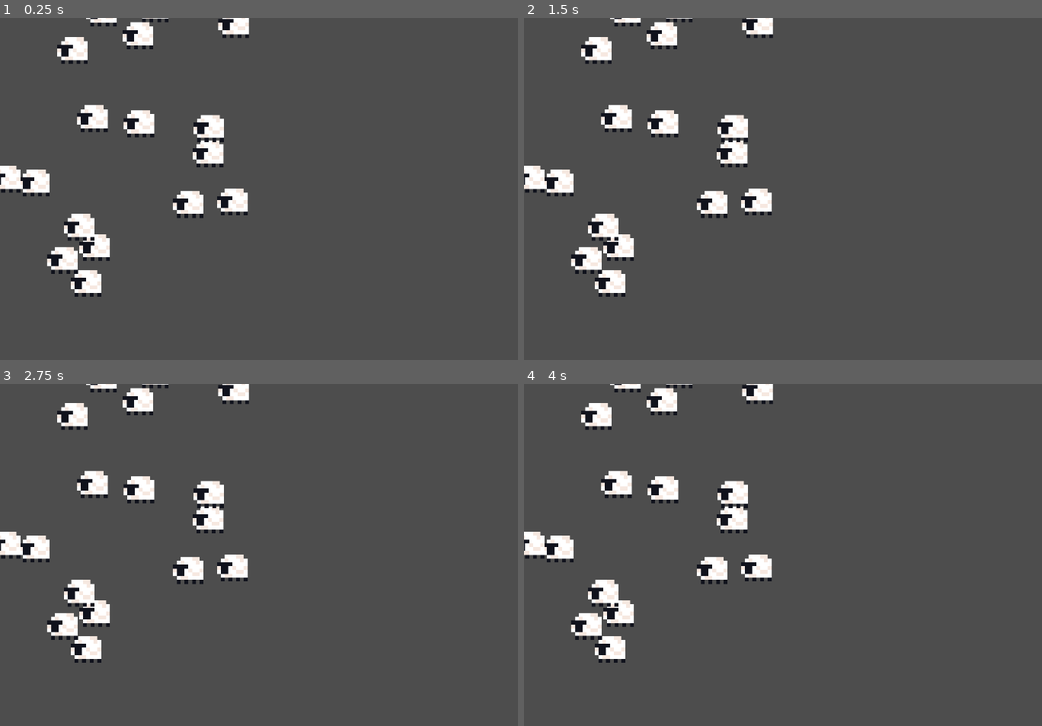
Above: before the commit, frames 1-4 (two rows, left to right).
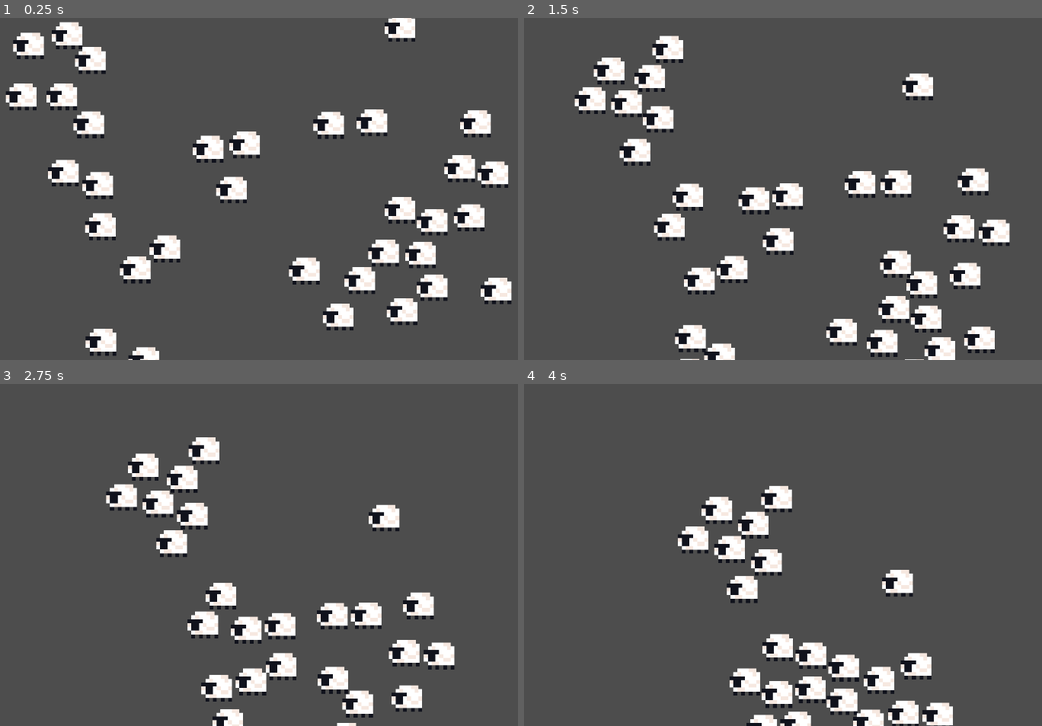
Above: after the commit, the same moments.

Repository: SethMess/smol-sheep
Game: Godot game, scene res://world.tscn
Two runs of this game, one before a commit and one after it. Both use one fixed random seed, a clock stepped at 60 frames per second and the inputs below.
Inputs:
- Up to frame 1 (0.25 s): no input
- Up to frame 2 (1.5 s): no input
- Up to frame 3 (2.75 s): no input
- Up to frame 4 (4 s): no input

The runs differ from the first frame. In frame 1, 17% of the frame differs, in the area x 0-99%, y 0-100%; in frame 2, 17%; in frame 3, 15%; in frame 4, 13%.

Commit message:
added flocking properly

Diff:
--- a/sheep.gd
+++ b/sheep.gd
@@ -1,20 +1,31 @@
 extends CharacterBody2D
 
 
-const SPEED = 10.0
+const SPEED = 100.0
 
 const separation_weight = 1
 const cohesion_weight = 1
 const alignment_weight = 1
 
-const desired_min_distance = 10
-const escape_strength = 100
+#const desired_min_distance = 10
+#const escape_strength = 100
 
 
 # Get the gravity from the project settings to be synced with RigidBody nodes.
 
+var max_velocity = 100
+var max_acceleration = 1000
+var rotationOffset = PI/2
+
+
+const BOUNDARY_FORCE_SCALE = 0.1  # Adjust to tune how strongly they turn back to center
+const TIME_OUTSIDE_SCALE = 1.5  # Adjust to control how quickly the force ramps up over time
+
 var heading = Vector2.ZERO
+var heading_acceleration = Vector2.ZERO
 
+
+var time_outside_screen = 0.0  # Track time outside of bounds for each sheep
 
 var nearby_sheep = []
 
@@ -25,28 +36,52 @@
 func _physics_process(delta):
 	#var area2d = $Area2D
 	#var other_sheep = area2d.get_overlapping_bodies()
+	var overlapping_sheep = $Area2D.get_overlapping_bodies()
+	#print("ITS THE SHEEP", overlapping_sheep)
+	if(nearby_sheep.size() == 0):
+		nearby_sheep = overlapping_sheep
+
 	var separation_force = calculate_separation()
 	var alignment_force = calculate_alignment()
 	var cohesion_force = calculate_cohesion()
 
 	var total_force = separation_force + alignment_force + cohesion_force
+
+	total_force += calculate_boundary_force(delta)
+	#velocity = velocity.normalized() * SPEED
+	# Update velocity based on total force
 	velocity += total_force * delta
-	velocity = velocity.normalized() * SPEED
-	#velocity = velocity.normalized()
-	print(velocity)
-	#position = velocity * delta
-	#move_and_collide(velocity)
-	#apply_impulse(Vector2.ZERO, velocity * delta)  # Use this in KinematicBody2D
+	velocity = velocity.limit_length(SPEED)
+
+	#if velocity.length() > 0:
+		#rotation = velocity.angle()
+
+	# Print for debugging
+	print("Velocity:", velocity, " Total force:", total_force)
+
+	# Move the sheep using move_and_slide
 	move_and_slide()
 
-func apply_evasion_logic():
-	for sheep in nearby_sheep:
-		var distance = position.distance_to(sheep.position)
-		if distance < desired_min_distance:  # Define your desired minimum distance
-			var offset = position - sheep.position
-			var escape_force = offset.normalized() * escape_strength  # Define escape_strength
-			velocity += escape_force
 
+
+
+func calculate_boundary_force(delta) -> Vector2:
+	var screen_size = get_viewport_rect().size
+	var screen_center = screen_size / 2
+	var force = Vector2.ZERO
+	var screen = get_viewport_rect()
+	if position.x < 0 or position.x > screen_size.x or position.y < 0 or position.y > screen_size.y:
+		# Sheep is outside screen bounds
+		time_outside_screen += delta
+		var direction_to_center = (screen_center - position).normalized()
+
+		# Increase force proportionally to time outside and scale it
+		force = direction_to_center * BOUNDARY_FORCE_SCALE * pow(time_outside_screen, TIME_OUTSIDE_SCALE)
+	else:
+		# Reset time outside if sheep is inside bounds
+		time_outside_screen = 0.0
+
+	return force
 
 func calculate_cohesion():
 	var force = Vector2.ZERO
@@ -55,30 +90,39 @@
 	for sheep in nearby_sheep:
 		force += sheep.position
 	force /= nearby_sheep.size()
-	var cohesion_force = (force - position).normalized()
+	#var cohesion_force = (force - position).normalized()
+	var cohesion_force = (force - position)
 	return cohesion_force * cohesion_weight  # Tune with a cohesion weight
 
 func calculate_separation():
 	var force = Vector2.ZERO
+	if(nearby_sheep.size() == 0):
+		return force
+
 	for sheep in nearby_sheep:
 		var offset = position - sheep.position
-		force += offset.normalized() / offset.length_squared()
+		#force += offset.normalized() / offset.length_squared()
+		if offset.length_squared() > 0:  # Prevent division by zero
+			force += offset / offset.length_squared()
 	return force * separation_weight  # Adjust weight for tuning
 
 
 func calculate_alignment():
 	var average_velocity = Vector2.ZERO
+	if(nearby_sheep.size() == 0):
+		return average_velocity
 	for sheep in nearby_sheep:
 		average_velocity += sheep.velocity #check velocity
-	var force = average_velocity.normalized()
+	#var force = average_velocity.normalized()
+	var force = average_velocity
 	return force * alignment_weight
 
 
 func _on_area_2d_area_entered(area):
 	if area.is_in_group("sheep"):
 		nearby_sheep.append(area)
-		#print("entered area")
+		print("entered area")
 
 func _on_area_2d_area_exited(area):
 	nearby_sheep.erase(area)
-	#print("exited area")
+	print("exited area")
--- a/sheep.tscn
+++ b/sheep.tscn
@@ -4,10 +4,10 @@
 [ext_resource type="Script" path="res://sheep.gd" id="1_mrdsj"]
 
 [sub_resource type="CircleShape2D" id="CircleShape2D_hrkho"]
-radius = 24.0832
+radius = 32.0
 
 [sub_resource type="CircleShape2D" id="CircleShape2D_mrxwf"]
-radius = 603.119
+radius = 185.132
 
 [node name="sheep" type="CharacterBody2D" groups=["sheep"]]
 script = ExtResource("1_mrdsj")
--- a/spawer.gd
+++ b/spawer.gd
@@ -12,8 +12,8 @@
 		var sheep_instance = sheep_scene.instantiate()
 
 		# Set a random position within the spawn area
-		var random_x = randf_range(-spawn_area_size.x / 2, spawn_area_size.x / 2)
-		var random_y = randf_range(-spawn_area_size.y / 2, spawn_area_size.y / 2)
+		var random_x = randf_range(0, spawn_area_size.x)
+		var random_y = randf_range(0, spawn_area_size.y)
 		sheep_instance.position = Vector2(random_x, random_y)
 
 		# Add the sheep instance to the scene
--- a/world.tscn
+++ b/world.tscn
@@ -11,4 +11,4 @@
 [node name="spawner" parent="." instance=ExtResource("3_0q4am")]
 
 [node name="Camera2D" type="Camera2D" parent="."]
-position = Vector2(577, 326)
+position = Vector2(577, 323)
